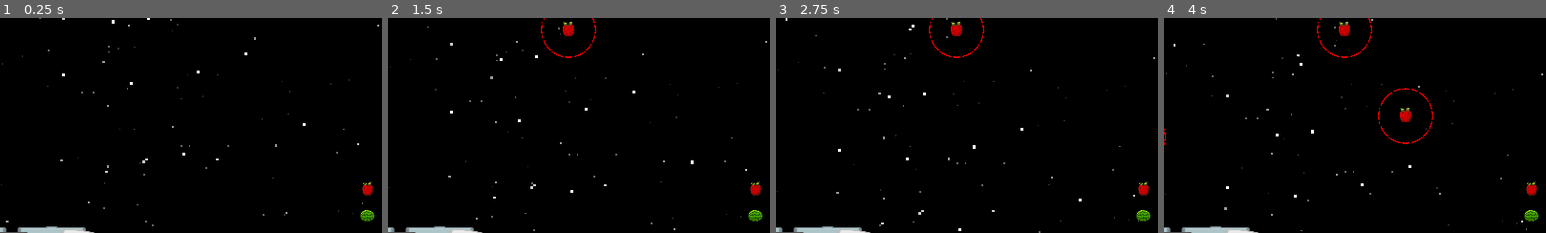
Above: before the commit, frames 1-4 (left to right).
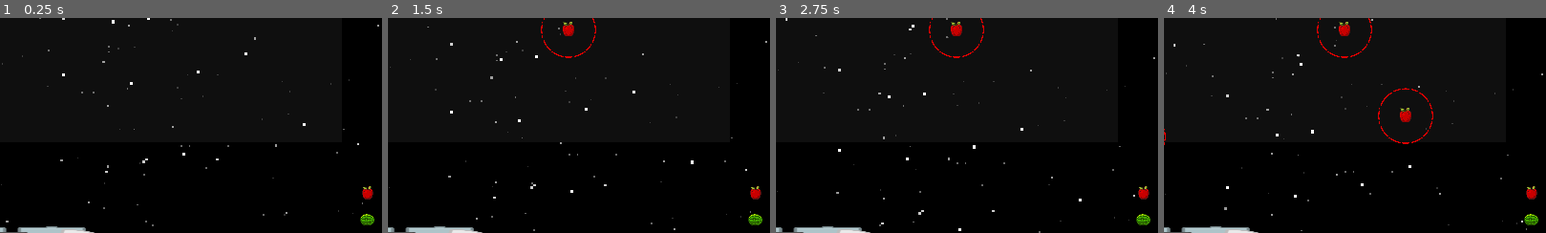
Above: after the commit, the same moments.

Repository: moby-it/cosmic-jack
Game: Godot game, scene res://scenes/main.tscn
Two runs of this game, one before a commit and one after it. Both use one fixed random seed, a clock stepped at 60 frames per second and the inputs below.
Inputs (mouse positions are % of the whole screen's width and height, from its top left):
- Up to frame 1 (0.25 s): no input
- Up to frame 2 (1.5 s): move the mouse to (72, 45) at 0.52 s; click (72, 45) at 0.67 s; move the mouse to (30, 55) at 1.27 s; click (30, 55) at 1.42 s
- Up to frame 3 (2.75 s): move the mouse to (60, 28) at 2.02 s; click (60, 28) at 2.17 s
- Up to frame 4 (4 s): move the mouse to (45, 70) at 2.77 s; click (45, 70) at 2.92 s; move the mouse to (80, 65) at 3.52 s; click (80, 65) at 3.67 s
The pictures show only the part of the screen within x 48-98%, y 42-92%; the shares and areas given below are measured in that part.

The runs differ from the first frame. In frame 1, 0.4% of the frame differs, in the area x 94-98%, y 76-97%; in frame 2, 0.4%; in frame 3, 0.4%; in frame 4, 0.4%.

Commit message:
added hud for fruits

Diff:
--- a/entities/background/background.tscn
+++ b/entities/background/background.tscn
@@ -59,3 +59,4 @@
 grow_vertical = 2
 size_flags_horizontal = 4
 size_flags_vertical = 4
+mouse_filter = 2
--- /dev/null
+++ b/entities/hud.gd
@@ -0,0 +1,25 @@
+extends Node2D
+
+signal fruit_selected
+
+# Called when the node enters the scene tree for the first time.
+func _ready() -> void:
+	pass # Replace with function body.
+
+
+# Called every frame. 'delta' is the elapsed time since the previous frame.
+func _process(delta: float) -> void:
+	pass
+
+
+func _on_apple_input_event(viewport: Node, event: InputEvent, shape_idx: int) -> void:
+	print(event)
+	fruit_selected.emit(0)
+	pass # Replace with function body.
+
+
+func _on_watermelon_input_event(viewport: Node, event: InputEvent, shape_idx: int) -> void:
+	print(event)
+
+	fruit_selected.emit(1)
+	pass # Replace with function body.
--- a/entities/hud.tscn
+++ b/entities/hud.tscn
@@ -1,17 +1,40 @@
-[gd_scene load_steps=3 format=3 uid="uid://kg6eh17l30iv"]
+[gd_scene load_steps=6 format=3 uid="uid://kg6eh17l30iv"]
 
 [ext_resource type="Texture2D" uid="uid://1po65a0m6jx7" path="res://assets/red-apple.png" id="1_sqsvj"]
+[ext_resource type="Script" path="res://entities/hud.gd" id="1_vhkqj"]
 [ext_resource type="Texture2D" uid="uid://o5vybnpbr2l6" path="res://assets/watermelon.png" id="2_70rfa"]
+
+[sub_resource type="CircleShape2D" id="CircleShape2D_pcb0h"]
+radius = 92.1954
+
+[sub_resource type="CircleShape2D" id="CircleShape2D_ykoy1"]
+radius = 95.5249
 
 [node name="Hud" type="Node2D"]
 scale = Vector2(0.2, 0.2)
+script = ExtResource("1_vhkqj")
 
-[node name="apple" type="Sprite2D" parent="."]
+[node name="apple" type="Area2D" parent="."]
+
+[node name="Sprite2D" type="Sprite2D" parent="apple"]
 position = Vector2(4, 274)
 scale = Vector2(0.2, 0.2)
 texture = ExtResource("1_sqsvj")
 
-[node name="watermelon" type="Sprite2D" parent="."]
+[node name="CollisionShape2D" type="CollisionShape2D" parent="apple"]
+position = Vector2(5, 275)
+shape = SubResource("CircleShape2D_pcb0h")
+
+[node name="Watermelon" type="Area2D" parent="."]
+
+[node name="CollisionShape2D" type="CollisionShape2D" parent="Watermelon"]
+position = Vector2(0, 605)
+shape = SubResource("CircleShape2D_ykoy1")
+
+[node name="Sprite2D" type="Sprite2D" parent="Watermelon"]
 position = Vector2(0, 615)
 scale = Vector2(0.2, 0.2)
 texture = ExtResource("2_70rfa")
+
+[connection signal="input_event" from="apple" to="." method="_on_apple_input_event"]
+[connection signal="input_event" from="Watermelon" to="." method="_on_watermelon_input_event"]
--- a/scenes/main.gd
+++ b/scenes/main.gd
@@ -1,6 +1,7 @@
 extends Node2D
 
 @onready var apple_scn = preload("res://entities/apple.tscn")
+@onready var watermelon_scn = preload("res://entities/watermelon.tscn")
 @onready var active_fruit_scn = $"Active Fruit"
 enum FRUITS { APPLE = 0, WATERMELON }
 var active_fruit = FRUITS.APPLE
@@ -11,11 +12,8 @@
 
 
 func _input(event) -> void:
-	if(event is InputEventMouseButton && event.button_index == MOUSE_BUTTON_LEFT):
-		print("left mouse button clicked",event.position)
-		var apple_scn = apple_scn.instantiate()
-		apple_scn.position = Vector2(event.position)
-		self.add_child(apple_scn)
+	if(event is InputEventMouseButton && event.button_index == MOUSE_BUTTON_LEFT && active_fruit_scn.visible):
+		place_fruit(event.position)
 	if (event is InputEventMouseMotion):
 		active_fruit_scn.position = event.position
 	pass
@@ -23,3 +21,33 @@
 # Called every frame. 'delta' is the elapsed time since the previous frame.
 func _process(delta: float) -> void:
 	pass
+
+func place_fruit(position: Vector2) -> void:
+	match active_fruit:
+		FRUITS.APPLE:
+			var apple_scn = apple_scn.instantiate()
+			apple_scn.position = Vector2(position)
+			self.add_child(apple_scn)
+		FRUITS.WATERMELON:
+			var watermelon_scn = watermelon_scn.instantiate()
+			watermelon_scn.position = Vector2(position)
+			self.add_child(watermelon_scn)
+
+func _on_play_area_mouse_entered() -> void:
+	active_fruit_scn.visible = true
+	pass # Replace with function body.
+
+
+func _on_play_area_mouse_exited() -> void:
+	active_fruit_scn.visible = false
+	pass # Replace with function body.
+
+
+func _on_hud_fruit_selected(f: int) -> void:
+	active_fruit = f
+	match f:
+		0:
+			active_fruit_scn.texture = load("res://assets/red-apple-with-radius_opaque.png")
+		1:
+			active_fruit_scn.texture = load("res://assets/watermelon_circle_opaue.png")
+	pass # Replace with function body.
--- a/scenes/main.tscn
+++ b/scenes/main.tscn
@@ -9,6 +9,10 @@
 [node name="Main" type="Node2D"]
 script = ExtResource("1_w06hk")
 
+[node name="Hud" parent="." instance=ExtResource("5_umtyr")]
+z_index = 10
+position = Vector2(1852, 840)
+
 [node name="Camera2D" type="Camera2D" parent="."]
 scale = Vector2(0.8, 0.8)
 anchor_mode = 0
@@ -17,11 +21,20 @@
 position = Vector2(960, 1020)
 
 [node name="Background" parent="." instance=ExtResource("3_qsmjo")]
-z_index = -1
+z_index = -10
 
 [node name="Active Fruit" type="Sprite2D" parent="."]
+z_index = 1
 scale = Vector2(0.1, 0.1)
 texture = ExtResource("4_x371x")
 
-[node name="Hud" parent="." instance=ExtResource("5_umtyr")]
-position = Vector2(1852, 830)
+[node name="play_area" type="ColorRect" parent="."]
+z_index = -1
+offset_left = 128.0
+offset_right = 1787.0
+offset_bottom = 767.0
+color = Color(1, 1, 1, 0.0588235)
+
+[connection signal="fruit_selected" from="Hud" to="." method="_on_hud_fruit_selected"]
+[connection signal="mouse_entered" from="play_area" to="." method="_on_play_area_mouse_entered"]
+[connection signal="mouse_exited" from="play_area" to="." method="_on_play_area_mouse_exited"]
